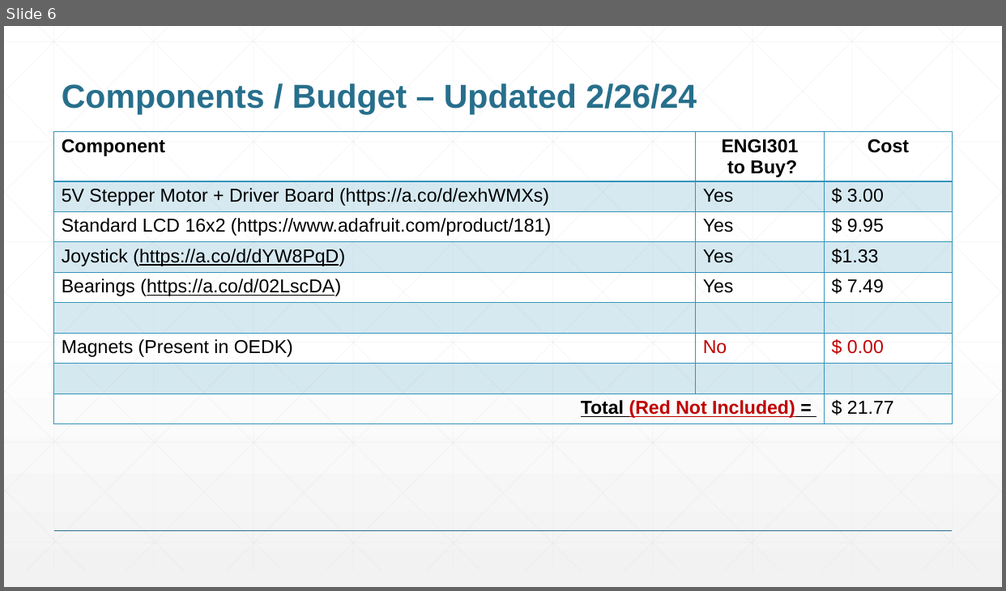
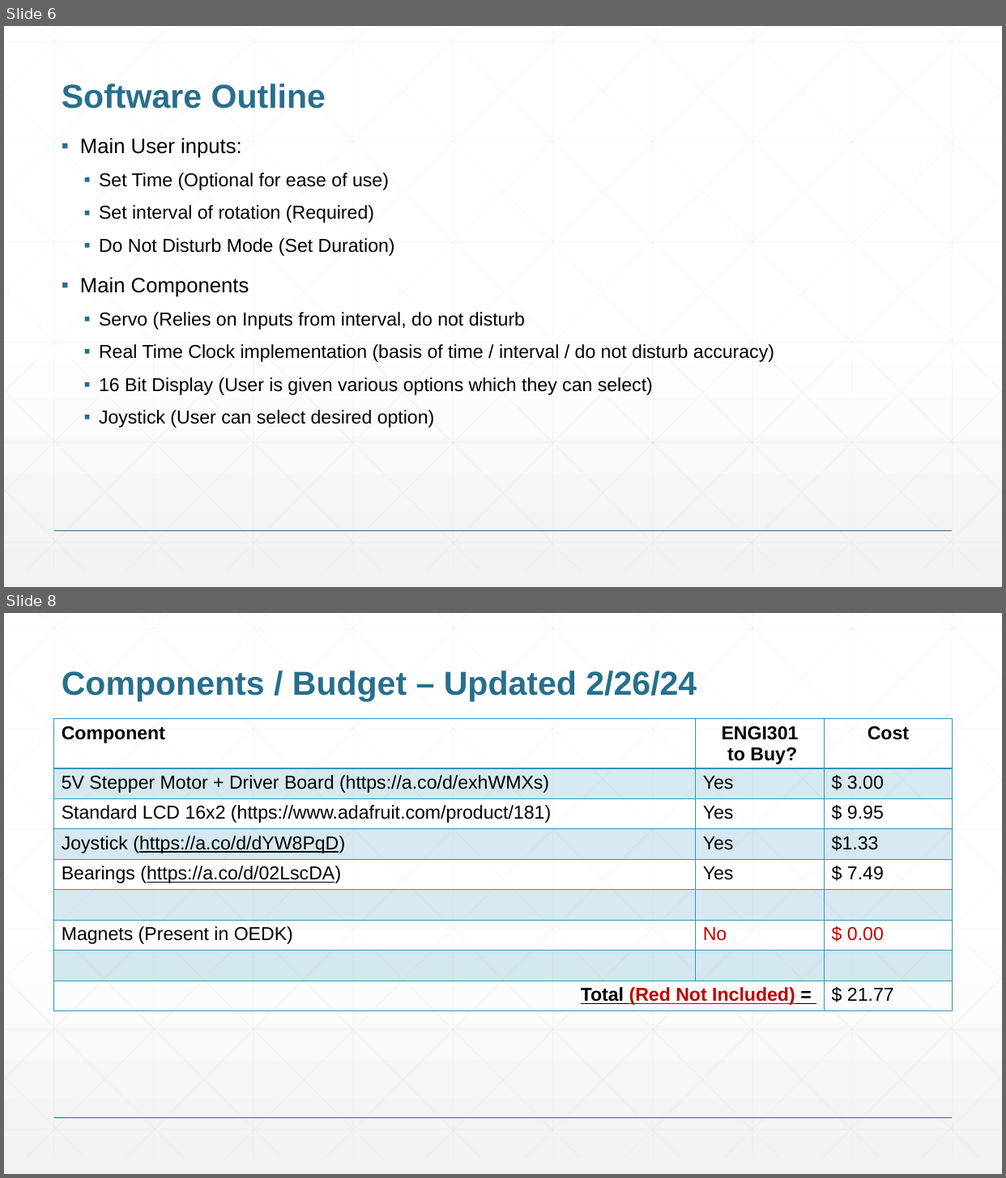
Before and after one commit to ibmuz33/ENGI301, a slide deck: project_01/docs/Muzammil_ENGI301_project_01_proposal.pptx. Shown one above the other, each under a label of ours: slide 6 before the commit, slides 6 and 8 after it; the slides between them are not shown. The pictures are 1006x591 and 1006x1178 pixels, drawn with LibreOffice and Linux fonts; fonts in the diff are those of the drawing. Boxes give left, top, right and bottom in pixels: in the first picture for what was removed or moved away, otherwise in the second. Text is boxed around its words. In the diff, an @@ line names an element or a change of style, - is before the commit and + after.

Commit message:
Added Software Block Diagram,

```diff
--- a/project_01/docs/Muzammil_ENGI301_project_01_proposal.pptx
+++ b/project_01/docs/Muzammil_ENGI301_project_01_proposal.pptx
@@ slide 6 added at bbox=[4, 26, 1002, 587], background gradient #FFFFFF to #F2F2F2; not listed: 47 template elements that a slide beside it also shows @@
@@ title added at bbox=[62, 84, 326, 109], 32 pt, text #276F8B, bold @@
+Software Outline
@@ text added at bbox=[80, 138, 774, 428], 18 pt, text #000000 @@
+▪ Main User inputs:
+  ▪ Set Time (Optional for ease of use)
+  ▪ Set interval of rotation (Required)
+  ▪ Do Not Disturb Mode (Set Duration)
+▪ Main Components
+  ▪ Servo (Relies on Inputs from interval, do not disturb
+  ▪ Real Time Clock implementation (basis of time / interval / do not disturb accuracy)
+  ▪ 16 Bit Display (User is given various options which they can select)
+  ▪ Joystick (User can select desired option)
@@ what was slide 6 is now slide 8 @@
```
Also in this commit, not shown: 1 other slide added.
